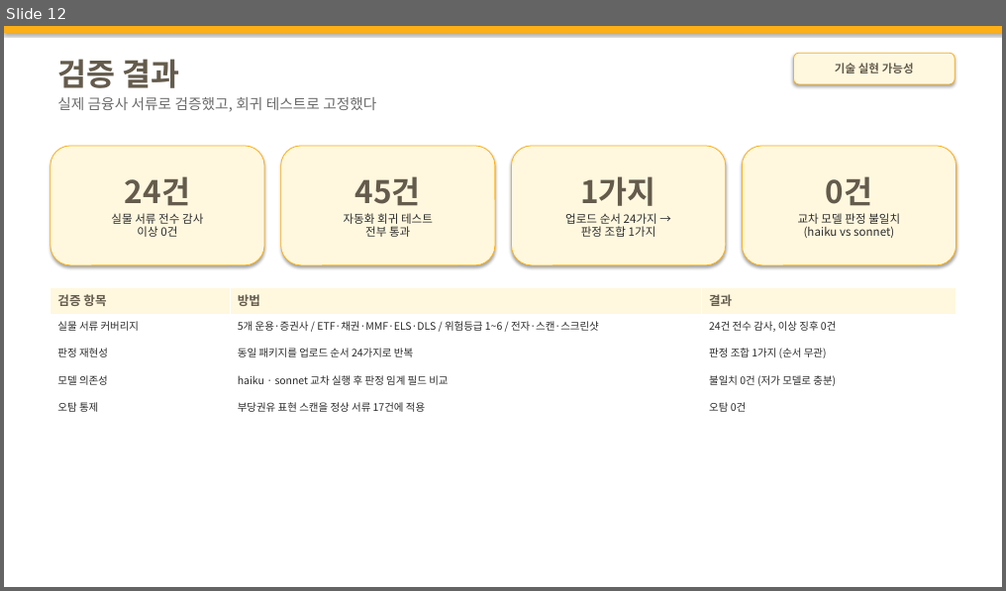
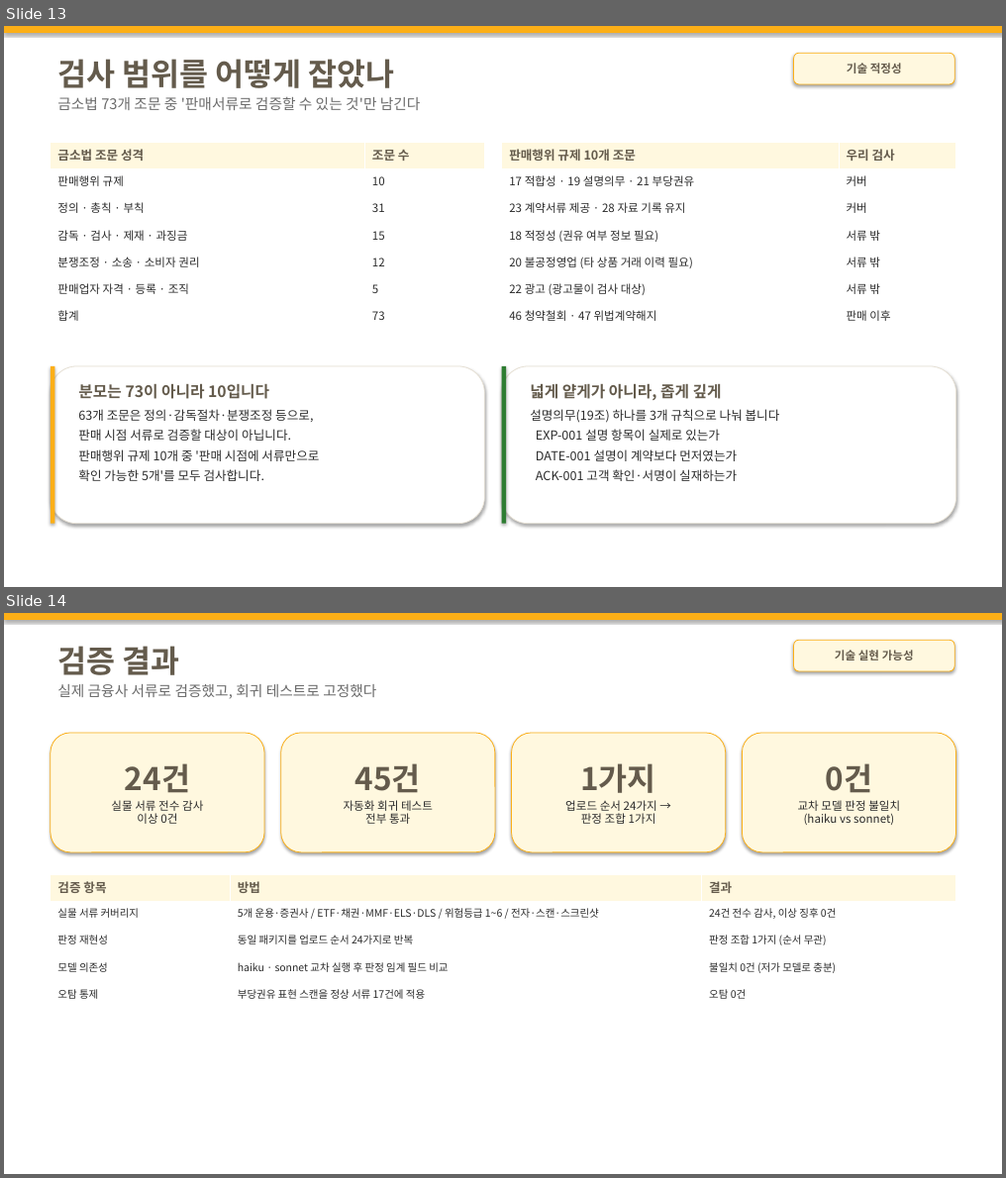
Before and after one commit to M0282/26KBAI_LW, a slide deck: docs/기술설명서_초안.pptx. Shown one above the other, each under a label of ours: slide 12 before the commit, slides 13 and 14 after it. The pictures are 1006x591 and 1006x1178 pixels, drawn with LibreOffice and Linux fonts; fonts in the diff are those of the drawing. Boxes give left, top, right and bottom in pixels: in the first picture for what was removed or moved away, otherwise in the second. Text is boxed around its words. In the diff, an @@ line names an element or a change of style, - is before the commit and + after.

```diff
--- a/docs/기술설명서_초안.pptx
+++ b/docs/기술설명서_초안.pptx
@@ slide 13 added at [4,26,1002,587], background #FFFFFF @@
@@ rectangle added at [4,26,1002,33], fill #FCAF17 @@
@@ rounded rectangle added at [794,53,954,84], fill #FFF8DF, outline #FCAF17 0.75 pt, 11 pt, text #645B4C, bold @@
+기술 적정성
@@ text added at [57,59,421,110], 14 pt, text #6B6B6B @@
+검사 범위를 어떻게 잡았나
+금소법 73개 조문 중 '판매서류로 검증할 수 있는 것'만 남긴다
@@ table added at [51,142,484,331], 7 rows, 2 columns @@
+금소법 조문 성격 | 조문 수
+판매행위 규제 | 10
+정의 · 총칙 · 부칙 | 31
+감독 · 검사 · 제재 · 과징금 | 15
+분쟁조정 · 소송 · 소비자 권리 | 12
+판매업자 자격 · 등록 · 조직 | 5
+합계 | 73
@@ table added at [502,142,956,331], 7 rows, 2 columns @@
+판매행위 규제 10개 조문 | 우리 검사
+17 적합성 · 19 설명의무 · 21 부당권유 | 커버
+23 계약서류 제공 · 28 자료 기록 유지 | 커버
+18 적정성 (권유 여부 정보 필요) | 서류 밖
+20 불공정영업 (타 상품 거래 이력 필요) | 서류 밖
+22 광고 (광고물이 검사 대상) | 서류 밖
+46 청약철회 · 47 위법계약해지 | 판매 이후
@@ rounded rectangle added at [51,367,484,524], fill #FFFFFF, outline #E6E0D4 0.75 pt @@
@@ rectangle added at [51,367,54,524], fill #FCAF17 @@
@@ rounded rectangle added at [502,367,956,524], fill #FFFFFF, outline #E6E0D4 0.75 pt @@
@@ rectangle added at [502,367,506,524], fill #2E7D32 @@
@@ text added at [78,384,319,481], 12 pt, text #2B2B2B @@
+분모는 73이 아니라 10입니다
+63개 조문은 정의·감독절차·분쟁조정 등으로,
+판매 시점 서류로 검증할 대상이 아닙니다.
+판매행위 규제 10개 중 '판매 시점에 서류만으로
+확인 가능한 5개'를 모두 검사합니다.
@@ text added at [530,384,780,481], 12 pt, text #2B2B2B @@
+넓게 얕게가 아니라, 좁게 깊게
+설명의무(19조) 하나를 3개 규칙으로 나눠 봅니다
+EXP-001 설명 항목이 실제로 있는가
+DATE-001 설명이 계약보다 먼저였는가
+ACK-001 고객 확인·서명이 실재하는가
@@ what was slide 12 is now slide 14 @@
```
Also in this commit, not shown: 3 slides changed, 1 other slide added, 2 other files.
